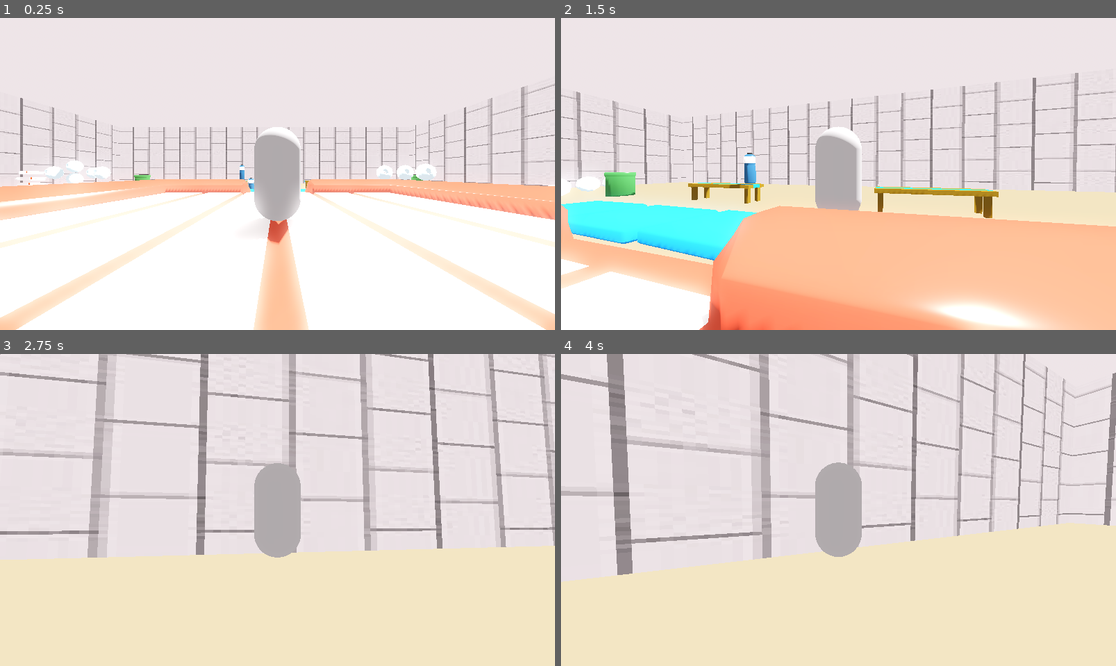
Above: before the commit, frames 1-4 (two rows, left to right).
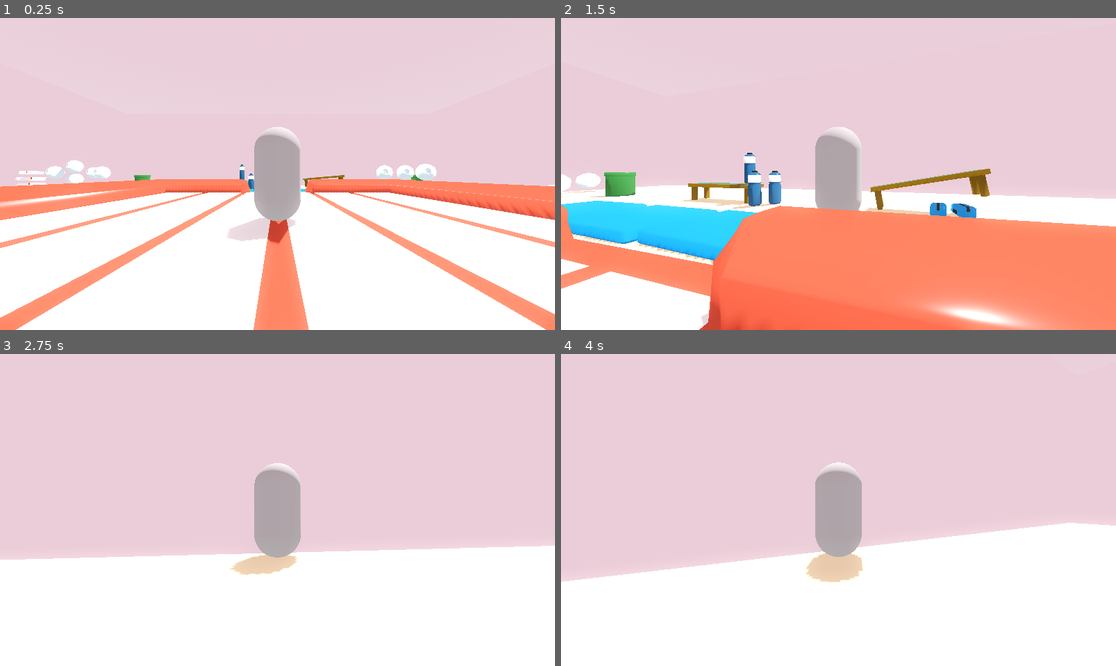
Above: after the commit, the same moments.

Repository: Emulai/bubble-gladiator
Game: Godot game, scene res://Assets/Arena.tscn
Same seed, same stepped clock (60 frames per second), same inputs: the game is played once before the commit and once after it. This scene is started directly instead of the project's main scene.
Inputs (mouse positions are in pixels of both pictures, inside the frame that each line leads up to):
- Up to frame 1 (0.25 s): no input
- Up to frame 2 (1.5 s): move the mouse to (866, 174) at 0.52 s; hold W (move_forward) from 0.53 s (still down); move the mouse to (810, 174) at 1.27 s
- Up to frame 3 (2.75 s): keep holding W (move_forward); move the mouse to (288, 503) at 2.02 s
- Up to frame 4 (4 s): keep holding W (move_forward); move the mouse to (832, 516) at 2.77 s; tap Enter at 3.5 s; move the mouse to (877, 513) at 3.52 s

The runs differ from the first frame. In frame 1, 16% of the frame differs, in the area x 0-100%, y 21-100%; in frame 2, 44%; in frame 3, 44%; in frame 4, 45%, in the area x 0-100%, y 0-100%.

Commit message:
Arena Fixes
Fixed walls and floor to backface cull,
Adjusted shading preferences

Diff:
--- a/bubblegladiator/bubblegladiator/Assets/Arena.tscn
+++ b/bubblegladiator/bubblegladiator/Assets/Arena.tscn
@@ -13,7 +13,7 @@
 [ext_resource type="PackedScene" uid="uid://ufk3187gslts" path="res://Assets/Props/Towel.tscn" id="10_58pf5"]
 
 [sub_resource type="ProceduralSkyMaterial" id="ProceduralSkyMaterial_fd141"]
-sky_top_color = Color(0.86469, 0.804198, 0.822103, 1)
+sky_top_color = Color(0.835294, 0.67451, 0.733333, 1)
 sky_horizon_color = Color(0.862745, 0.803922, 0.823529, 1)
 ground_bottom_color = Color(0.862745, 0.803922, 0.823529, 1)
 ground_horizon_color = Color(0.862745, 0.803922, 0.823529, 1)
@@ -27,6 +27,9 @@
 tonemap_mode = 2
 glow_enabled = true
 
+[sub_resource type="PlaneMesh" id="PlaneMesh_g8pwo"]
+size = Vector2(9.145, 40.595)
+
 [node name="Arena" type="Node3D"]
 
 [node name="WorldEnvironment" type="WorldEnvironment" parent="."]
@@ -34,47 +37,52 @@
 
 [node name="DirectionalLight3D" type="DirectionalLight3D" parent="."]
 transform = Transform3D(-0.866023, -0.433016, 0.250001, 0, 0.499998, 0.866027, -0.500003, 0.749999, -0.43301, 0.0514202, 10.6685, -0.0385895)
-light_energy = 1.5
+light_energy = 0.53
+light_volumetric_fog_energy = 5.687
+light_bake_mode = 1
 shadow_enabled = true
-
-[node name="Floor" type="CSGBox3D" parent="."]
-transform = Transform3D(50.8818, 0, 0, 0, 0.0745515, 0, 0, 0, 50.8818, 0, -0.0362075, 0)
-use_collision = true
-collision_layer = 2
-collision_mask = 2
+shadow_bias = 0.0
+shadow_blur = 0.0
+
+[node name="Wall" type="CSGMesh3D" parent="."]
+transform = Transform3D(-4.37114e-08, 1, 0, -1, -4.37114e-08, 0, 0, 0, 1, -17.216, 3.62566, 0)
+use_collision = true
+collision_layer = 3
+collision_mask = 3
+mesh = SubResource("PlaneMesh_g8pwo")
+material = ExtResource("2_mnpyc")
+
+[node name="Wall5" type="CSGMesh3D" parent="."]
+transform = Transform3D(4.10852, 0, 0, 0, 1, 0, 0, 0, 0.955189, 0, 0, 0)
+use_collision = true
+collision_layer = 3
+collision_mask = 3
+mesh = SubResource("PlaneMesh_g8pwo")
 material = ExtResource("1_3ckyw")
 
-[node name="InvisiWall" type="CSGBox3D" parent="."]
-transform = Transform3D(1, 0, 0, 0, 8.25676, 0, 0, 0, 51.3895, -21.6701, 3.54498, 0.0748312)
-material_override = ExtResource("2_mnpyc")
-use_collision = true
-collision_layer = 2
-collision_mask = 2
-size = Vector3(1, 0.978027, 1)
-
-[node name="InvisiWall2" type="CSGBox3D" parent="."]
-transform = Transform3D(1, 0, 0, 0, 8.25676, 0, 0, 0, 51.3895, 18.2098, 3.54498, 0.0748312)
-material_override = ExtResource("2_mnpyc")
-use_collision = true
-collision_layer = 2
-collision_mask = 2
-size = Vector3(1, 0.978027, 1)
-
-[node name="InvisiWall3" type="CSGBox3D" parent="."]
-transform = Transform3D(-4.37114e-08, 0, 51.3895, 0, 8.25676, 0, -1, 0, -2.24631e-06, 0.466373, 3.54498, -21.5501)
-material_override = ExtResource("2_mnpyc")
-use_collision = true
-collision_layer = 2
-collision_mask = 2
-size = Vector3(1, 0.978027, 1)
-
-[node name="InvisiWall4" type="CSGBox3D" parent="."]
-transform = Transform3D(-4.37114e-08, 0, 51.3895, 0, 8.25676, 0, -1, 0, -2.24631e-06, 0.466373, 3.54498, 19.8813)
-material_override = ExtResource("2_mnpyc")
-use_collision = true
-collision_layer = 2
-collision_mask = 2
-size = Vector3(1, 0.978027, 1)
+[node name="Wall2" type="CSGMesh3D" parent="."]
+transform = Transform3D(4.37114e-08, -1, -8.74228e-08, -1, -4.37114e-08, 0, -3.82137e-15, 8.74228e-08, -1, 17.2882, 3.62566, 0)
+use_collision = true
+collision_layer = 3
+collision_mask = 3
+mesh = SubResource("PlaneMesh_g8pwo")
+material = ExtResource("2_mnpyc")
+
+[node name="Wall3" type="CSGMesh3D" parent="."]
+transform = Transform3D(1.91069e-15, -4.37114e-08, -1, -1, -4.37114e-08, 0, -4.37114e-08, 1, -4.37114e-08, 0.036105, 3.62566, -17.2521)
+use_collision = true
+collision_layer = 3
+collision_mask = 3
+mesh = SubResource("PlaneMesh_g8pwo")
+material = ExtResource("2_mnpyc")
+
+[node name="Wall4" type="CSGMesh3D" parent="."]
+transform = Transform3D(1.91069e-15, -4.37114e-08, 1, -1, -4.37114e-08, 0, 4.37114e-08, -1, -4.37114e-08, 0.0361034, 3.62566, 17.2521)
+use_collision = true
+collision_layer = 3
+collision_mask = 3
+mesh = SubResource("PlaneMesh_g8pwo")
+material = ExtResource("2_mnpyc")
 
 [node name="Arena" parent="." instance=ExtResource("2_o14xa")]
 transform = Transform3D(1, 0, 0, 0, 1, 0, 0, 0, 1, 0.0216634, 0.0010682, 0.0214312)
--- a/bubblegladiator/bubblegladiator/Assets/Materials/Floor.tres
+++ b/bubblegladiator/bubblegladiator/Assets/Materials/Floor.tres
@@ -1,5 +1,6 @@
 [gd_resource type="StandardMaterial3D" format=3 uid="uid://cg6h5wb8arvm2"]
 
 [resource]
-shading_mode = 0
+diffuse_mode = 3
+specular_mode = 1
 albedo_color = Color(0.901961, 0.815686, 0.635294, 1)
--- /dev/null
+++ b/bubblegladiator/bubblegladiator/Assets/Materials/Physics/Bouncy.tres
@@ -0,0 +1,5 @@
+[gd_resource type="PhysicsMaterial" format=3 uid="uid://rrno1fvn6rpe"]
+
+[resource]
+friction = 0.39
+bounce = 0.77
--- a/bubblegladiator/bubblegladiator/Assets/Materials/Wall.tres
+++ b/bubblegladiator/bubblegladiator/Assets/Materials/Wall.tres
@@ -1,11 +1,8 @@
-[gd_resource type="StandardMaterial3D" load_steps=2 format=3 uid="uid://c1yk65v5qclwo"]
-
-[ext_resource type="Texture2D" uid="uid://bigqxgmegrsmv" path="res://Assets/Materials/Textures/Brick.jpg" id="1_gbsck"]
+[gd_resource type="StandardMaterial3D" format=3 uid="uid://c1yk65v5qclwo"]
 
 [resource]
 shading_mode = 0
-albedo_color = Color(0.862745, 0.803922, 0.823529, 1)
-albedo_texture = ExtResource("1_gbsck")
+albedo_color = Color(0.836506, 0.673327, 0.732078, 1)
 uv1_scale = Vector3(-0.415, -1.025, 0.36)
 texture_filter = 0
 disable_receive_shadows = true
--- a/bubblegladiator/bubblegladiator/Assets/Props/Bubble Empty.tscn
+++ b/bubblegladiator/bubblegladiator/Assets/Props/Bubble Empty.tscn
@@ -1,5 +1,6 @@
-[gd_scene load_steps=6 format=4 uid="uid://dawgk0brqh7nv"]
+[gd_scene load_steps=7 format=4 uid="uid://dawgk0brqh7nv"]
 
+[ext_resource type="PhysicsMaterial" uid="uid://rrno1fvn6rpe" path="res://Assets/Materials/Physics/Bouncy.tres" id="1_nnh8n"]
 [ext_resource type="Material" uid="uid://bj48i1vn67fxb" path="res://Assets/Materials/Child Bubble.tres" id="1_v5kqt"]
 
 [sub_resource type="SphereShape3D" id="SphereShape3D_uixlo"]
@@ -51,7 +52,8 @@
 [node name="RigidBody3D" type="RigidBody3D" parent="."]
 collision_layer = 3
 collision_mask = 3
-mass = 0.054
+mass = 0.017
+physics_material_override = ExtResource("1_nnh8n")
 gravity_scale = 0.543
 
 [node name="CollisionShape3D" type="CollisionShape3D" parent="RigidBody3D"]
Not shown: 1 places in bubblegladiator/bubblegladiator/Assets/Arena.tscn that only renumber resources
